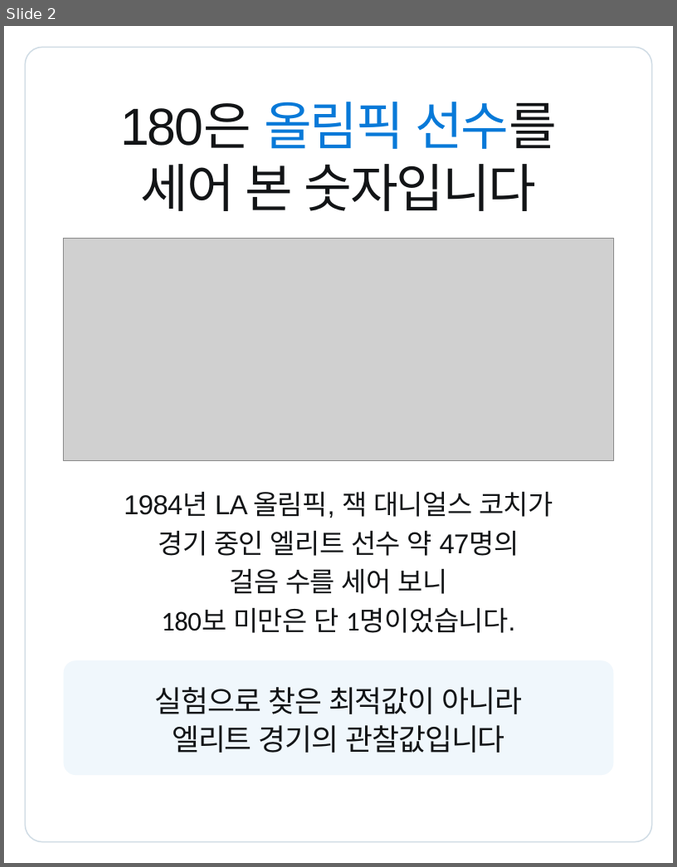
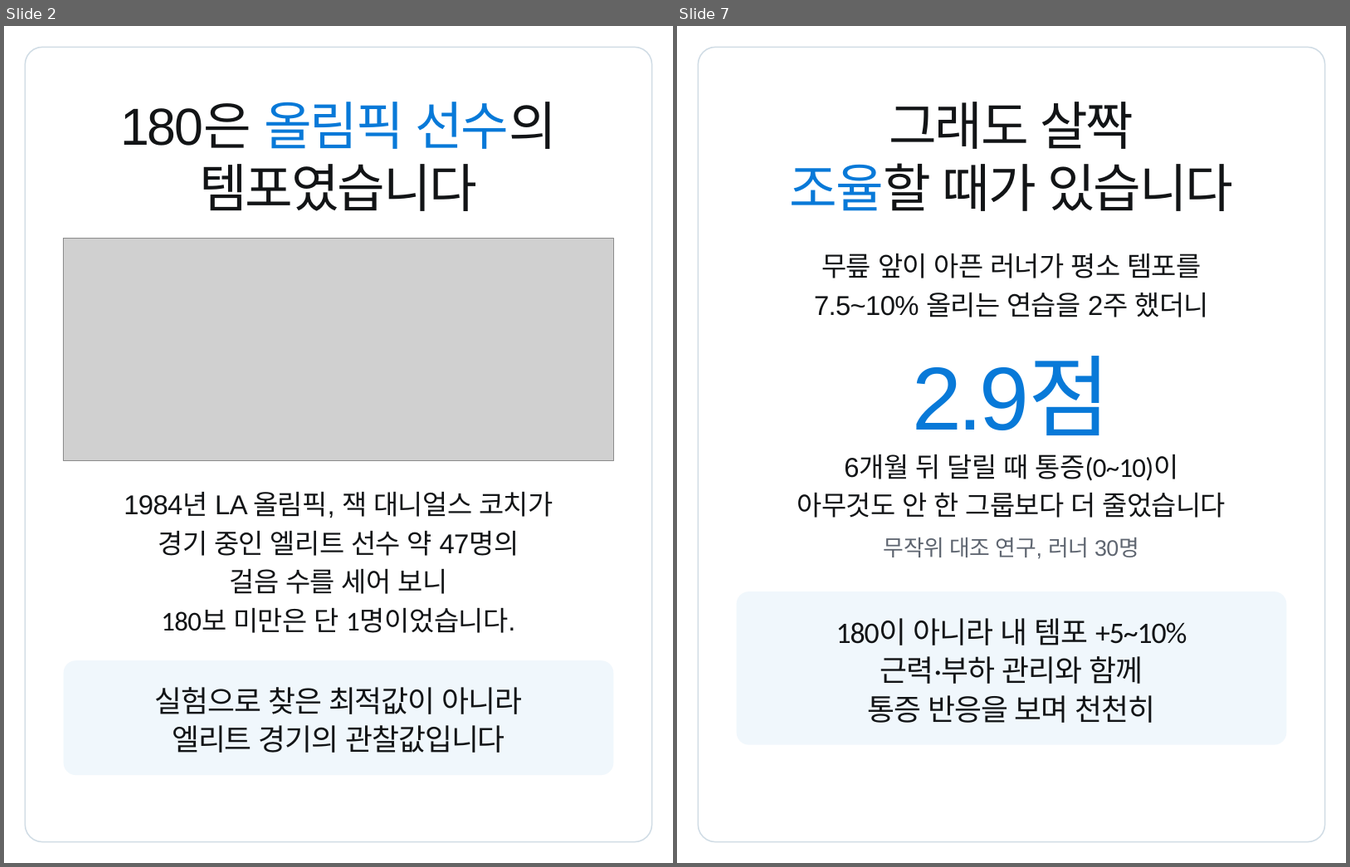
Before and after one commit to js920915-cyber/New-box, a slide deck: content/cadence-180-rule/adobe-express/cadence-180-rule-express.pptx. Shown side by side, each under a label of ours: slide 2 before the commit, slides 2 and 7 after it; the slides between them are not shown. The pictures are 677x867 and 1350x867 pixels, drawn with LibreOffice and Linux fonts; fonts in the diff are those of the drawing; grey boxes stand for pictures. Boxes give left, top, right and bottom in pixels: in the first picture for what was removed or moved away, otherwise in the second. Text is boxed around its words. In the diff, an @@ line names an element or a change of style, - is before the commit and + after.

```diff
--- a/content/cadence-180-rule/adobe-express/cadence-180-rule-express.pptx
+++ b/content/cadence-180-rule/adobe-express/cadence-180-rule-express.pptx
@@ slide 7 added at (x1=677, y1=26, x2=1346, y2=863), background #FFFFFF @@
@@ rounded rectangle added at (x1=698, y1=47, x2=1324, y2=841), outline #D0DCE5 1.5 pt @@
@@ text added at (x1=889, y1=102, x2=1133, y2=149), 63 pt, text #121416 @@
+그래도 살짝
@@ text added at (x1=790, y1=163, x2=1233, y2=211), 63 pt, text #121416 @@
+조율할 때가 있습니다
@@ text added at (x1=821, y1=253, x2=1201, y2=278), 33 pt, text #121416 @@
+무릎 앞이 아픈 러너가 평소 템포를
@@ text added at (x1=814, y1=292, x2=1209, y2=317), 33 pt, text #121416 @@
+7.5~10% 올리는 연습을 2주 했더니
@@ text added at (x1=912, y1=359, x2=1111, y2=435), 108 pt, text #0879D8 @@
+2.9점
@@ text added at (x1=844, y1=454, x2=1179, y2=481), 33 pt, text #121416 @@
+6개월 뒤 달릴 때 통증(0~10)이
@@ text added at (x1=797, y1=492, x2=1226, y2=517), 33 pt, text #121416 @@
+아무것도 안 한 그룹보다 더 줄었습니다
@@ text added at (x1=884, y1=537, x2=1139, y2=559), 27 pt, text #5E6570 @@
+무작위 대조 연구, 러너 30명
@@ rounded rectangle added at (x1=737, y1=591, x2=1286, y2=744), fill #F0F7FC @@
@@ text added at (x1=836, y1=618, x2=1187, y2=645), 36 pt, text #121416 @@
+180이 아니라 내 템포 +5~10%
@@ text added at (x1=880, y1=656, x2=1143, y2=683), 36 pt, text #121416 @@
+근력·부하 관리와 함께
@@ text added at (x1=868, y1=695, x2=1156, y2=722), 36 pt, text #121416 @@
+통증 반응을 보며 천천히
@@ slide 2 changed as well @@
@@ text at (x1=120, y1=102, x2=557, y2=149): text changed @@
-180은 올림픽 선수를
+180은 올림픽 선수의
@@ text at (x1=199, y1=164, x2=477, y2=211): text changed @@
-세어 본 숫자입니다
+템포였습니다
```
Also in this commit, not shown: 6 other slides added, 6 slides removed, 57 other files.
